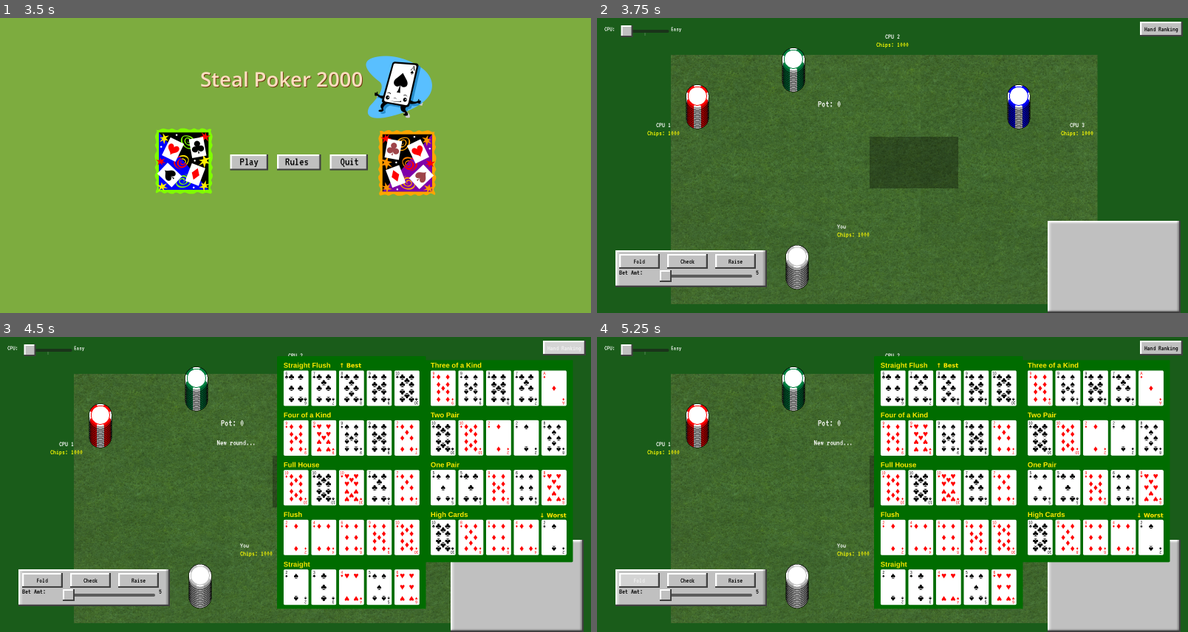
Above: before the commit, frames 1-4 (two rows, left to right).
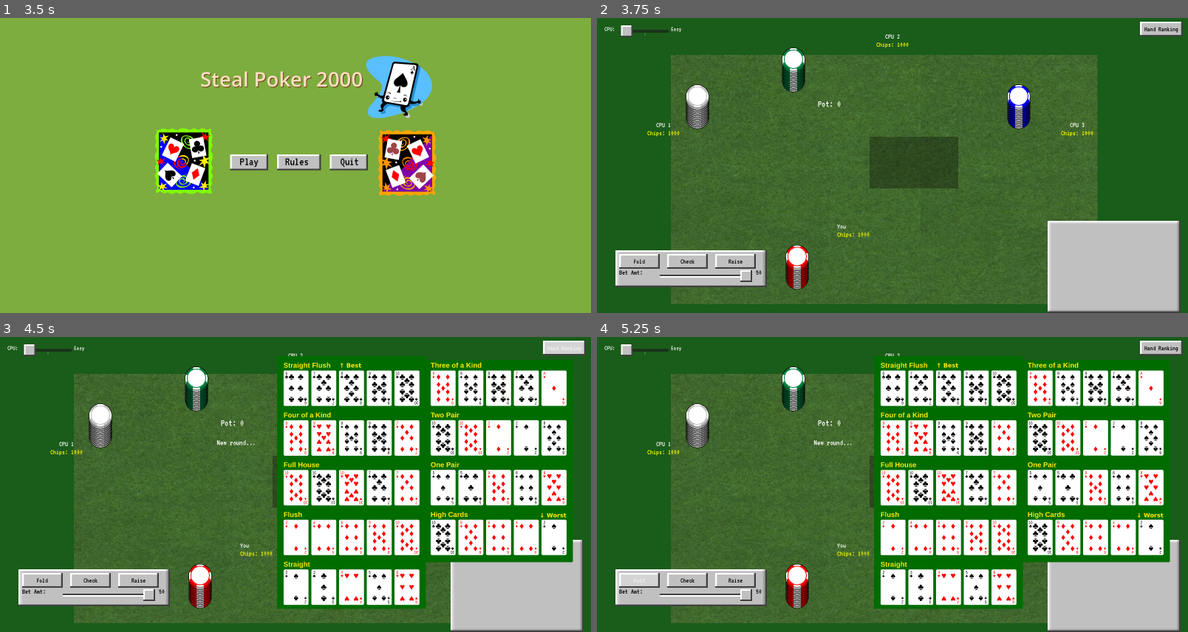
Above: after the commit, the same moments.

Repository: AzureJames/poker-stl
Game: Godot game, scene res://scene/main.tscn
The game is run twice, just before and just after one commit, with the same random seed, the same clock (stepped at 60 frames per second) and the same inputs.
Inputs:
- Up to frame 1 (3.5 s): click "Hand Ranking" at 0.5 s; click "Fold" at 1.25 s; click "Check" at 2 s; click "Raise" at 2.75 s
- Up to frame 2 (3.75 s): click "Play" at 3.5 s
- Up to frame 3 (4.5 s): click "Hand Ranking" at 4.25 s
- Up to frame 4 (5.25 s): click "Fold" at 5 s

Frame 1 is identical in both runs. In frame 2, 0.7% of the frame differs, in the area x 10-36%, y 23-92%; in frame 3, 0.7%; in frame 4, 0.7%.

Commit message:
renz fixes

Diff:
--- a/script/chip_manager.gd
+++ b/script/chip_manager.gd
@@ -55,7 +55,7 @@
 	return tr
 
 func _player_style(idx: int) -> Vector2i:
-	var styles = [CR.TEAL, CR.GREY, CR.GREEN, CR.BLUE]
+	var styles = [CR.GREY, CR.TEAL, CR.GREEN, CR.BLUE]
 	return styles[idx]
 
 func _build_pile(player_idx: int, chip_count: int):
--- a/script/game_manager.gd
+++ b/script/game_manager.gd
@@ -188,19 +188,19 @@
 	add_child(action_bar)
 
 	var btn_x = 0
-	fold_button = make_button("Fold", Vector2(btn_x, 0))
+	fold_button = make_button("Fold", Vector2(btn_x, 0), "Quit hand")
 	action_bar.add_child(fold_button)
 	btn_x += 130
 
-	checkcall_button = make_button("Check", Vector2(btn_x, 0))
+	checkcall_button = make_button("Check", Vector2(btn_x, 0), "Call: Match bet. Check: pass turn")
 	action_bar.add_child(checkcall_button)
 	btn_x += 130
 
-	raise_button = make_button("Raise", Vector2(btn_x, 0))
+	raise_button = make_button("Raise", Vector2(btn_x, 0), "Bet more")
 	action_bar.add_child(raise_button)
 	btn_x += 130
 
-	allin_button = make_button("All In", Vector2(btn_x, 0))
+	allin_button = make_button("All In", Vector2(btn_x, 0),"")
 	#action_bar.add_child(allin_button)
 
 	bet_amt_label = Label.new()
@@ -218,7 +218,7 @@
 	bet_slider.min_value = 5
 	bet_slider.max_value = 50
 	bet_slider.step = 5
-	bet_slider.value = 5
+	bet_slider.value = 50
 	bet_slider.value_changed.connect(_on_bet_slider_changed)
 	_style_slider(bet_slider)
 	action_bar.add_child(bet_slider)
@@ -228,7 +228,7 @@
 	bet_value_label.size = Vector2(80, 40)
 	bet_value_label.add_theme_font_size_override("font_size", 20)
 	bet_value_label.add_theme_color_override("font_color", Color.BLACK)
-	bet_value_label.text = "5"
+	bet_value_label.text = "50"
 	bet_value_label.mouse_filter = Control.MOUSE_FILTER_IGNORE
 	action_bar.add_child(bet_value_label)
 
@@ -262,7 +262,7 @@
 	add_child(difficulty_label)
 	_on_difficulty_changed(0)
 
-	discard_button = make_button("Discard & Draw", Vector2(0, 40))
+	discard_button = make_button("Discard Selected", Vector2(0, 40), "Select cards first!")
 	discard_button.visible = false
 	action_bar.add_child(discard_button)
 
@@ -333,11 +333,11 @@
 	end_label.mouse_filter = Control.MOUSE_FILTER_IGNORE
 	add_child(end_label)
 
-	new_round_button = make_button("New Round", Vector2(130, 40))
+	new_round_button = make_button("New Round", Vector2(130, 40),"")
 	new_round_button.visible = false
 	action_bar.add_child(new_round_button)
 
-	deal_button = make_button("Deal", Vector2(260, 40))
+	deal_button = make_button("Deal", Vector2(260, 40),"")
 	deal_button.visible = false
 	action_bar.add_child(deal_button)
 
@@ -380,7 +380,7 @@
 	overlay_hand.mouse_filter = Control.MOUSE_FILTER_IGNORE
 	overlay_container.add_child(overlay_hand)
 
-	steal_confirm_button = make_button("Confirm Steal", Vector2(0, 0))
+	steal_confirm_button = make_button("Confirm Steal", Vector2(0, 0),"")
 	steal_confirm_button.visible = false
 	overlay_container.add_child(steal_confirm_button)
 
@@ -429,7 +429,7 @@
 	poker_hands_image.z_index = 5
 	add_child(poker_hands_image)
 
-	poker_hands_toggle = make_button("Hand Ranking", Vector2(1470, 10))
+	poker_hands_toggle = make_button("Hand Ranking", Vector2(1470, 10),"")
 	poker_hands_toggle.pressed.connect(_toggle_poker_hands)
 	add_child(poker_hands_toggle)
 
@@ -499,11 +499,12 @@
 		slider.add_theme_stylebox_override("slide", slide_sb)
 	)
 
-func make_button(text: String, pos: Vector2) -> Button:
+func make_button(text: String, pos: Vector2, txt: String) -> Button:
 	var btn = Button.new()
 	btn.text = text
 	btn.position = pos
 	btn.size = Vector2(110, 40)
+	if txt != "": btn.tooltip_text = txt
 
 	var normal_sb = StyleBoxTexture.new()
 	normal_sb.texture = Globals.grey_bevel_normal
@@ -841,8 +842,8 @@
 	if can_raise:
 		bet_slider.min_value = slider_min
 		bet_slider.max_value = mini(slider_max, player_chips[player_idx])
-		bet_slider.value = slider_min
-		bet_value_label.text = str(slider_min)
+		bet_slider.value = bet_slider.max_value / 2.0
+		bet_value_label.text = str(int(bet_slider.value))
 
 	var action = await _wait_for_human_action()
 
@@ -1058,7 +1059,7 @@
 	if RELEASE_MODE: await get_tree().create_timer(0.9).timeout
 
 func human_discard(player_idx: int):
-	_announce("Click cards to discard, then press Discard & Draw")
+	_announce("Click your cards to replace them!")
 
 	var hand = player_hands[player_idx]
 	var container = player_panel[player_idx].hand_container
